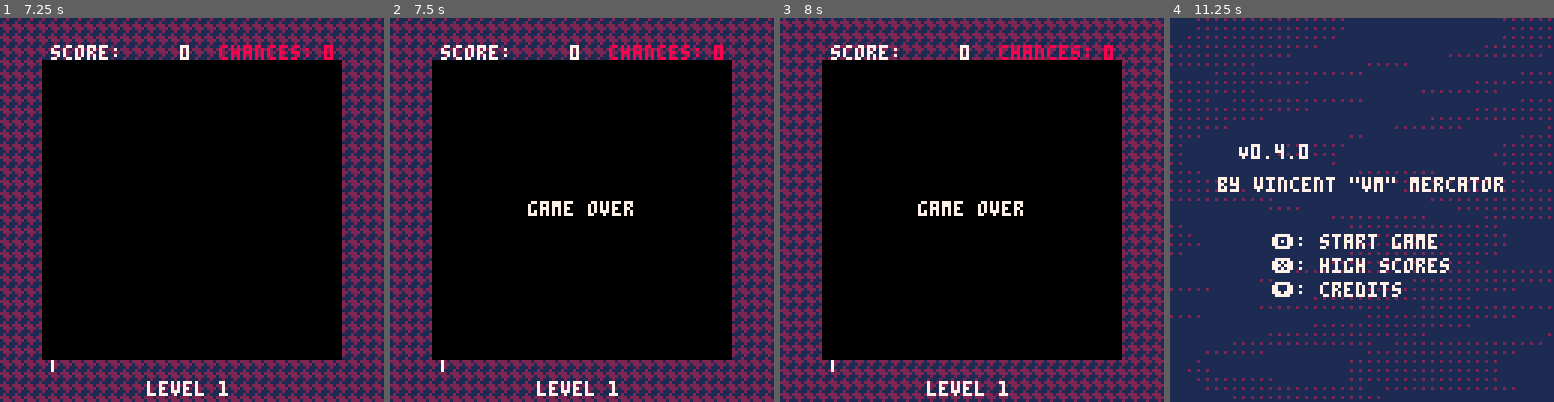
Above: before the commit, frames 1-4 (left to right).
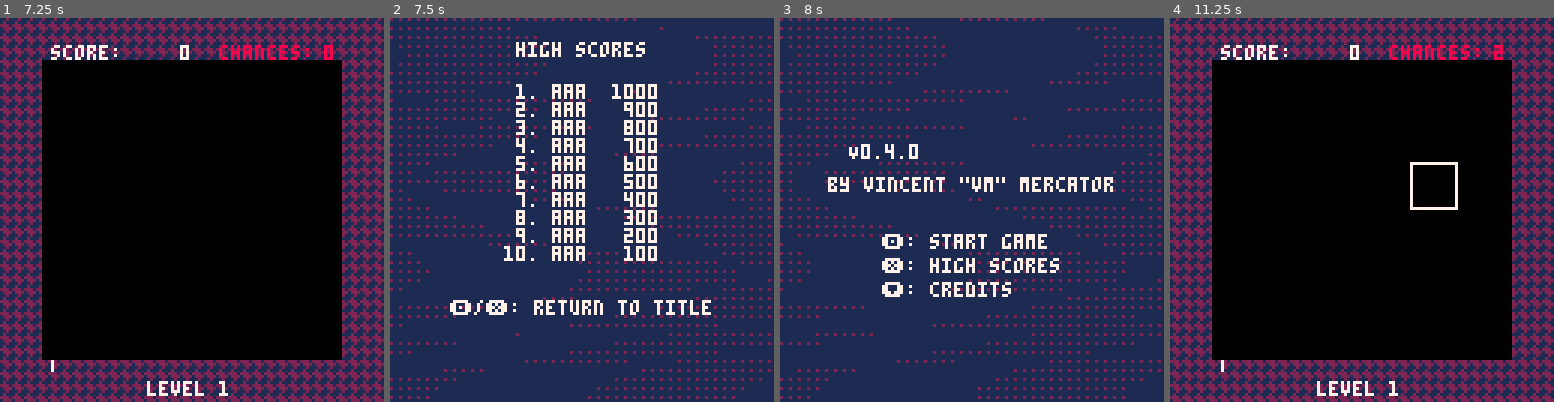
Above: after the commit, the same moments.

Repository: vm70/stratagem
Game: PICO-8 cartridge src/main.p8
The game is run twice, just before and just after one commit, with the same random seed, the same clock (stepped at 60 frames per second) and the same inputs.
Inputs (mouse positions are in pixels of both pictures, inside the frame that each line leads up to):
- Up to frame 1 (7.25 s): tap X (X key) at 0.33, 1.07, 1.85, 2.97, 4.08, 5.2, 6.32 s; click (280, 121) at 0.67 s; tap O (Z key) at 0.7, 1.7, 2.1, 2.5, 2.9, 3.3, 3.7, 4.1, 4.5, 4.9, 5.3, 5.7, 6.1, 6.5, 6.9 s; click (46, 267) at 1.22 s; hold Right 1.6-2.1 s; click (107, 114) at 1.77 s; hold Up 2.15-2.42 s; click (172, 259) at 2.32 s; hold Right 2.47-3.03 s; click (234, 106) at 2.87 s; hold Left 3.08-3.58 s; click (295, 256) at 3.42 s; hold Down 3.63-3.97 s; click (61, 102) at 3.97 s; hold Right 4.02-4.68 s; click (122, 248) at 4.52 s; hold Up 4.73-5.03 s; click (184, 94) at 5.07 s; hold Left 5.08-5.68 s; click (249, 244) at 5.62 s; hold Down 5.73-6.03 s; hold Right 6.08-6.58 s; click (311, 90) at 6.17 s; hold Right 6.63-7.13 s; click (76, 236) at 6.72 s; hold Up from 7.18 s (still down)
- Up to frame 2 (7.5 s): click (528, 83) at 7.27 s; tap O (Z key) at 7.3 s; tap X (X key) at 7.43 s; release Up at 7.45 s
- Up to frame 3 (8 s): hold Right from 7.5 s (still down); tap O (Z key) at 7.7 s; click (979, 229) at 7.82 s
- Up to frame 4 (11.25 s): release Right at 8.07 s; tap O (Z key) every 0.4 s from 8.1 to 10.9 s; hold Left 8.12-8.62 s; click (1434, 79) at 8.37 s; tap X (X key) at 8.55, 9.67, 10.78 s; hold Down 8.67-9 s; click (1496, 225) at 8.92 s; hold Right 9.05-9.72 s; click (1258, 71) at 9.47 s; hold Up 9.77-10.07 s; click (1323, 217) at 10.02 s; hold Left 10.12-10.72 s; click (1385, 64) at 10.57 s; hold Down 10.77-11.07 s; click (1450, 213) at 11.12 s; hold Right from 11.12 s (still down)

Frame 1 is identical in both runs. In frame 2, 81% of the frame differs, in the area x 0-100%, y 0-100%; in frame 3, 81%; in frame 4, 81%.

Commit message:
Add "no more chances" to game-over screen; remove timer for ending game

Diff:
--- a/src/main.lua
+++ b/src/main.lua
@@ -320,7 +320,9 @@
 	elseif CartState == STATES.game_over then
 		DrawGameBG()
 		DrawHUD(Player)
-		Printc("game over", 64, 64 - 3, 7)
+		Printc("no more chances!", 64, 64 - 18, 7)
+		Printc(chr(6) .. "w" .. chr(6) .. "t" .. "game over", 64, 64 - 6, 7)
+		Printc("press a key to continue", 64, 64 + 12, 7)
 	elseif CartState == STATES.enter_high_score then
 		DrawGameBG()
 		DrawHUD(Player)
@@ -508,16 +510,12 @@
 	elseif CartState == STATES.game_over_transition then
 		-- state actions & transitions
 		if FrameCounter == WIPE_FRAMES then
-			FrameCounter = 0
 			CartState = STATES.game_over
 		else
 			FrameCounter = FrameCounter + 1
 		end
 	elseif CartState == STATES.game_over then
-		-- state actions & transitions
-		if FrameCounter ~= LEVEL_UP_FRAMES then
-			FrameCounter = FrameCounter + 1
-		elseif btnp(0) or btnp(1) or btnp(2) or btnp(3) or btnp(4) or btnp(5) then
+		if btnp(0) or btnp(1) or btnp(2) or btnp(3) or btnp(4) or btnp(5) then
 			Player.placement = FindPlacement(Leaderboard, Player.score)
 			if Player.placement == nil then
 				CartState = STATES.high_scores
